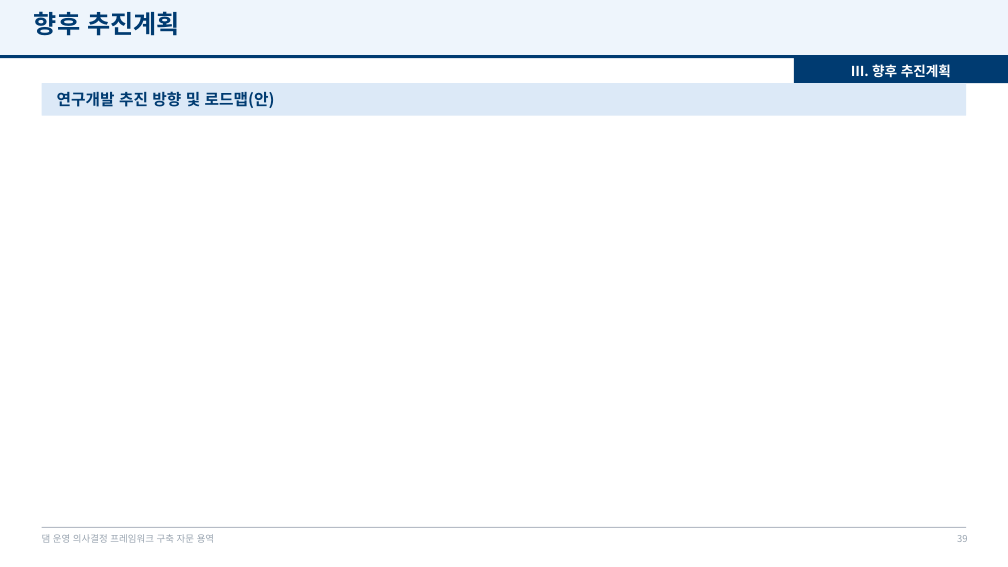
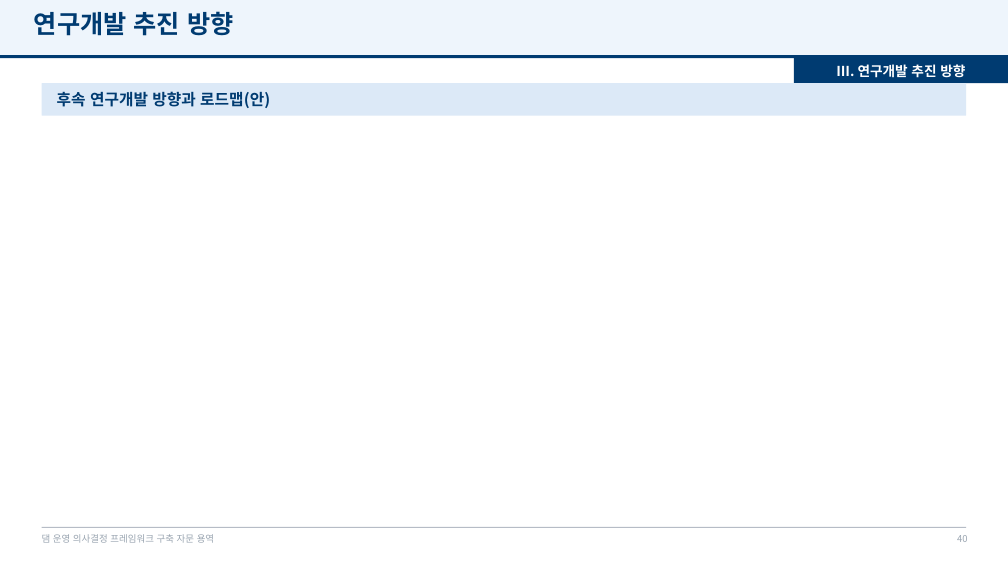
Before and after one commit to mkm1119/KGRAG-LLM, a slide deck: slide 40 of project_khnp/2026.12.09_최종보고회_발표자료_템플릿.pptx (slide 39 before the commit). Drawn at 1008x567 pixels with LibreOffice and Linux fonts; fonts in the diff are those of the drawing; background and template pictures are left out. Boxes give left, top, right and bottom in pixels: in the first picture for what was removed or moved away, otherwise in the second. Text is boxed around its words. In the diff, an @@ line names an element or a change of style, - is before the commit and + after.

```diff
--- a/project_khnp/2026.12.09_최종보고회_발표자료_템플릿.pptx
+++ b/project_khnp/2026.12.09_최종보고회_발표자료_템플릿.pptx
@@ text at (x1=34, y1=11, x2=233, y2=36): text changed @@
-향후 추진계획
+연구개발 추진 방향
@@ text at (x1=836, y1=64, x2=965, y2=78): text changed @@
-Ⅲ. 향후 추진계획
+Ⅲ. 연구개발 추진 방향
@@ text at (x1=57, y1=91, x2=270, y2=108): text changed @@
-연구개발 추진 방향 및 로드맵(안)
+후속 연구개발 방향과 로드맵(안)
@@ page number at (x1=957, y1=535, x2=967, y2=542): text changed @@
-39
+40
```
Also in this commit, not shown: 10 other slides changed, 1 slide added, 1 other file.
